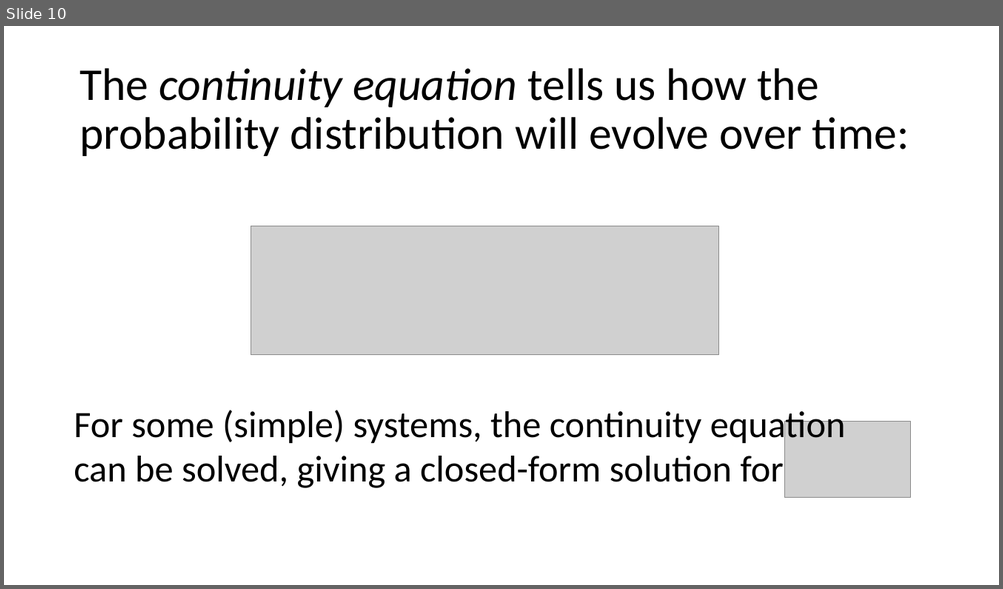
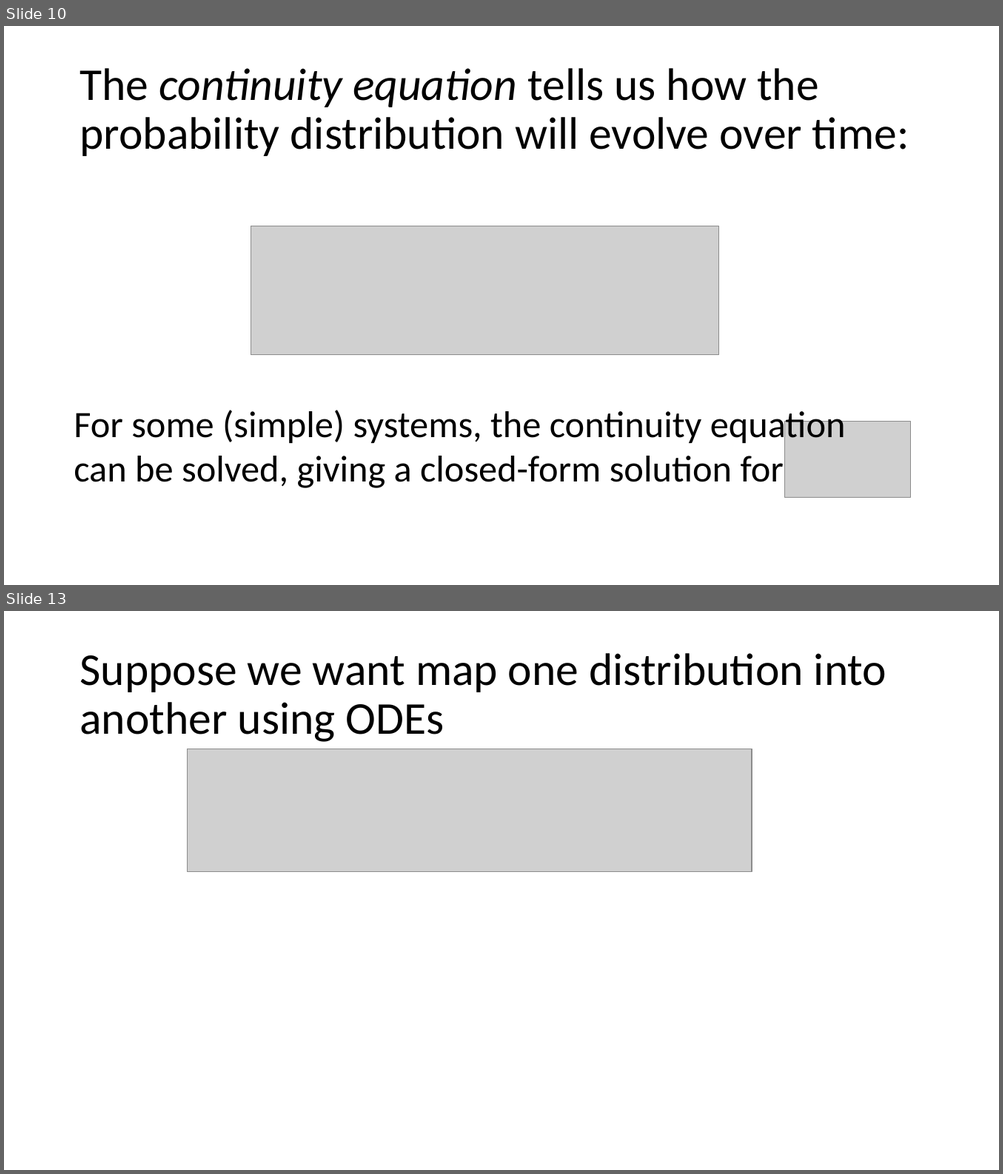
Before and after one commit to Dunni3/flowmatch_from_scratch, a slide deck: group_meeting_presentation.pptx. Shown one above the other, each under a label of ours: slide 10 before the commit, slides 10 and 13 after it; the slides between them are not shown. The pictures are 1003x589 and 1003x1174 pixels, drawn with LibreOffice and Linux fonts; fonts in the diff are those of the drawing; grey boxes stand for pictures. Boxes give left, top, right and bottom in pixels: in the first picture for what was removed or moved away, otherwise in the second. Text is boxed around its words. In the diff, an @@ line names an element or a change of style, - is before the commit and + after.

```diff
--- a/group_meeting_presentation.pptx
+++ b/group_meeting_presentation.pptx
@@ slide 13 added at (4,611,999,1170), background #FFFFFF @@
@@ title added at (79,653,886,742), 44 pt, text #000000 @@
+Suppose we want map one distribution into another using ODEs
@@ picture added at (187,749,751,872) @@
```
Also in this commit, not shown: 2 slides changed, 10 other slides added, 1 other file.
